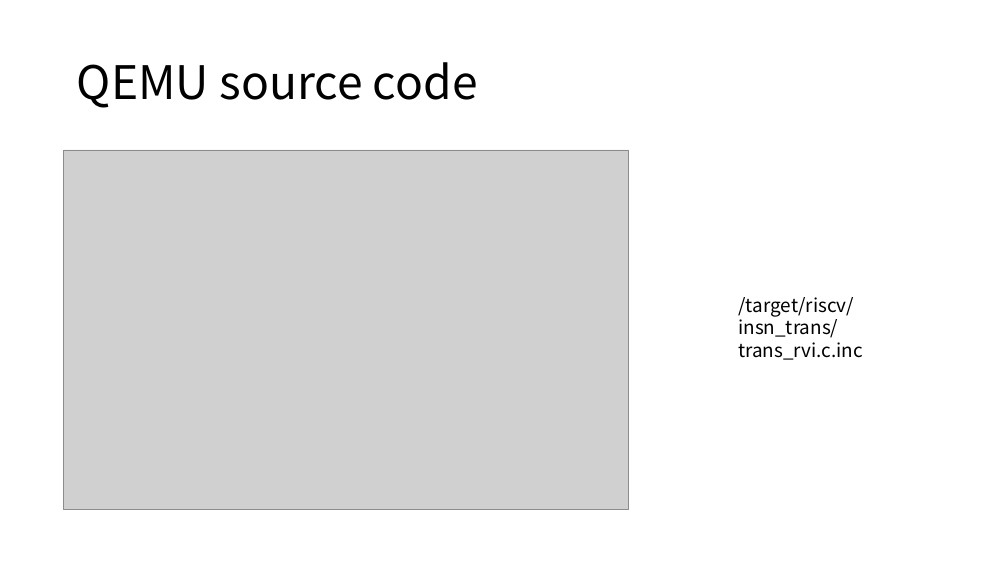
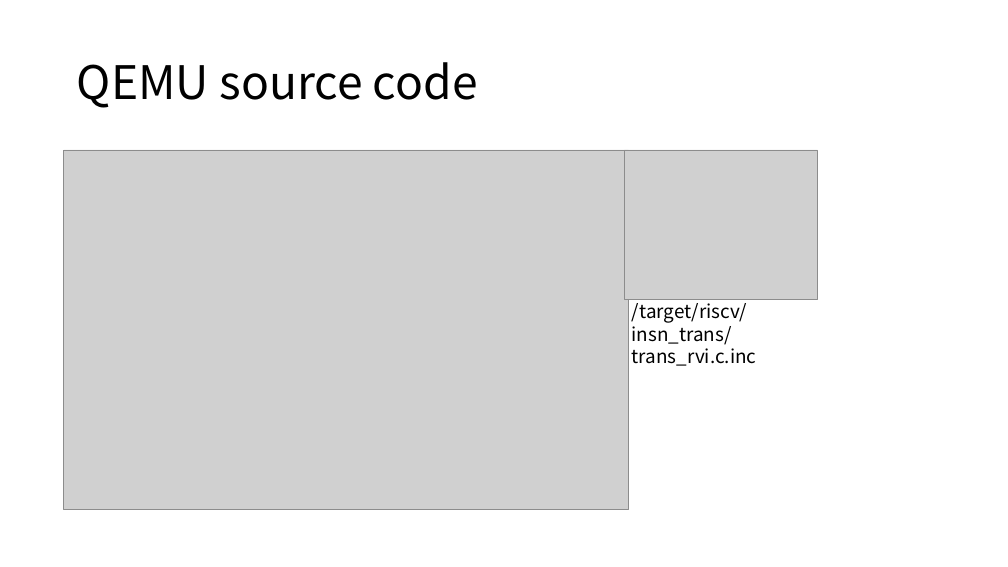
Before and after one commit to ArdxWe/codesnippets, a slide deck: slide 16 of PLCT/ImplementationanalysisofRISC-VZfinxextensioninQEMU.pptx. Drawn at 1008x567 pixels with LibreOffice and Linux fonts; fonts in the diff are those of the drawing; grey boxes stand for pictures. Boxes give left, top, right and bottom in pixels: in the first picture for what was removed or moved away, otherwise in the second. Text is boxed around its words. In the diff, an @@ line names an element or a change of style, - is before the commit and + after.

```diff
--- a/PLCT/ImplementationanalysisofRISC-VZfinxextensioninQEMU.pptx
+++ b/PLCT/ImplementationanalysisofRISC-VZfinxextensioninQEMU.pptx
@@ picture added at box(625, 150, 817, 299) @@
@@ text "/target/riscv/insn_trans/trans_rvi.c.inc" rewrapped from box(738, 297, 863, 360) to box(632, 298, 757, 366) @@
```
Also in this commit, not shown: 8 other slides changed.
